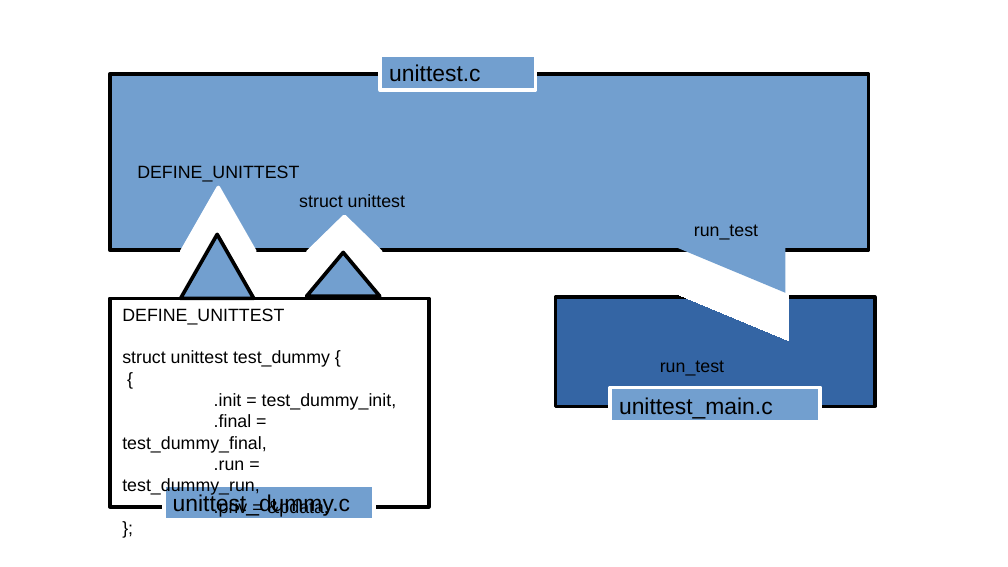
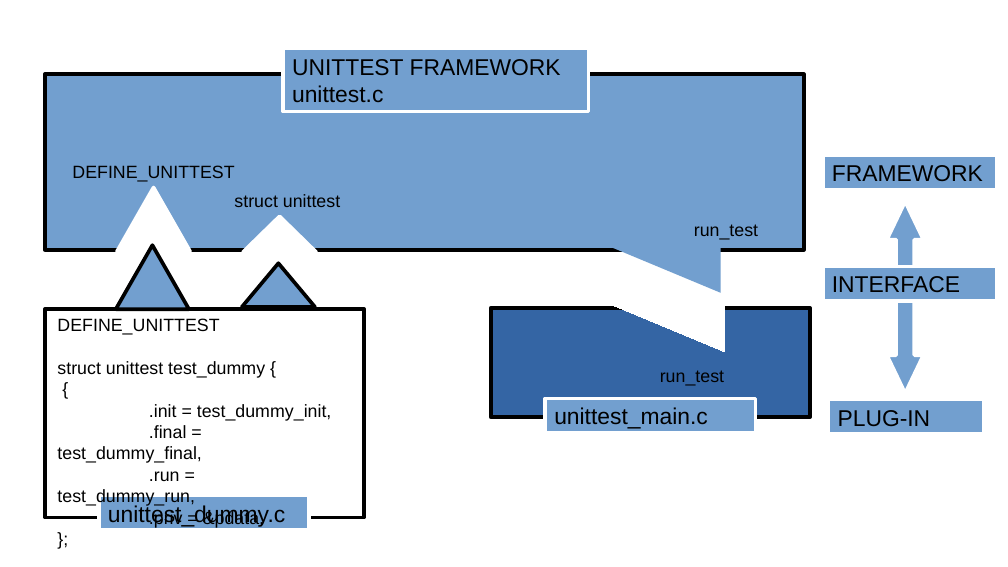
Before and after one commit to gurugio/book_cprogramming, a slide deck: slide 2 of pictures.odp. Drawn at 1008x567 pixels with LibreOffice and Linux fonts; fonts in the diff are those of the drawing. Boxes give left, top, right and bottom in pixels: in the first picture for what was removed or moved away, otherwise in the second. Text is boxed around its words. In the diff, an @@ line names an element or a change of style, - is before the commit and + after.

Commit message:
add framework <-interface-> plugin

```diff
--- a/pictures.odp
+++ b/pictures.odp
@@ rectangle "UNITTEST FRAMEWORK": place and size @@
-rectangle "UNITTEST FRAMEWORK" at [381, 56, 536, 91]
+rectangle "UNITTEST FRAMEWORK" at [284, 48, 589, 112]
@@ text in rectangle at [292, 59, 561, 76]: paragraph added @@
+UNITTEST FRAMEWORK
@@ rectangle added at [823, 155, 997, 189], fill #729FCF, outline #FFFFFF 2.89 pt, 18 pt, text #000000 @@
+FRAMEWORK
@@ up down arrow added at [887, 201, 924, 393], fill #729FCF, outline #FFFFFF 2.89 pt @@
@@ 2 texts, 2 triangles, 1 rectangle, 1 right triangle: place and size @@
-2 texts, 2 triangles, 1 rectangle, 1 right triangle at [110, 74, 869, 293]
+2 texts, 2 triangles, 1 rectangle, 1 right triangle at [45, 74, 804, 293]
@@ rectangle added at [823, 266, 997, 301], fill #729FCF, outline #FFFFFF 2.89 pt, 18 pt, text #000000 @@
+INTERFACE
@@ 4 rectangles, 2 triangles, 1 text, 1 right triangle: place and size @@
-4 rectangles, 2 triangles, 1 text, 1 right triangle at [110, 234, 875, 520]
+4 rectangles, 2 triangles, 1 text, 1 right triangle at [45, 245, 810, 531]
@@ text "run_test": place and size @@
-text "run_test" at [660, 360, 724, 376]
+text "run_test" at [660, 370, 724, 386]
@@ rectangle added at [829, 400, 984, 434], fill #729FCF, outline #FFFFFF 2.89 pt, 18 pt, text #000000 @@
+PLUG-IN
```
Also in this commit, not shown: 1 other slide changed, 2 other files.
